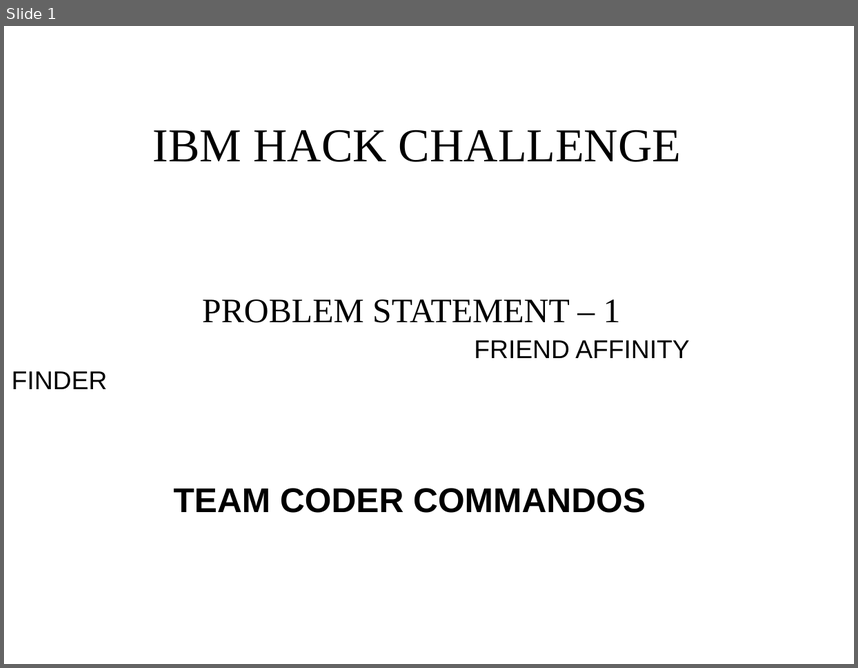
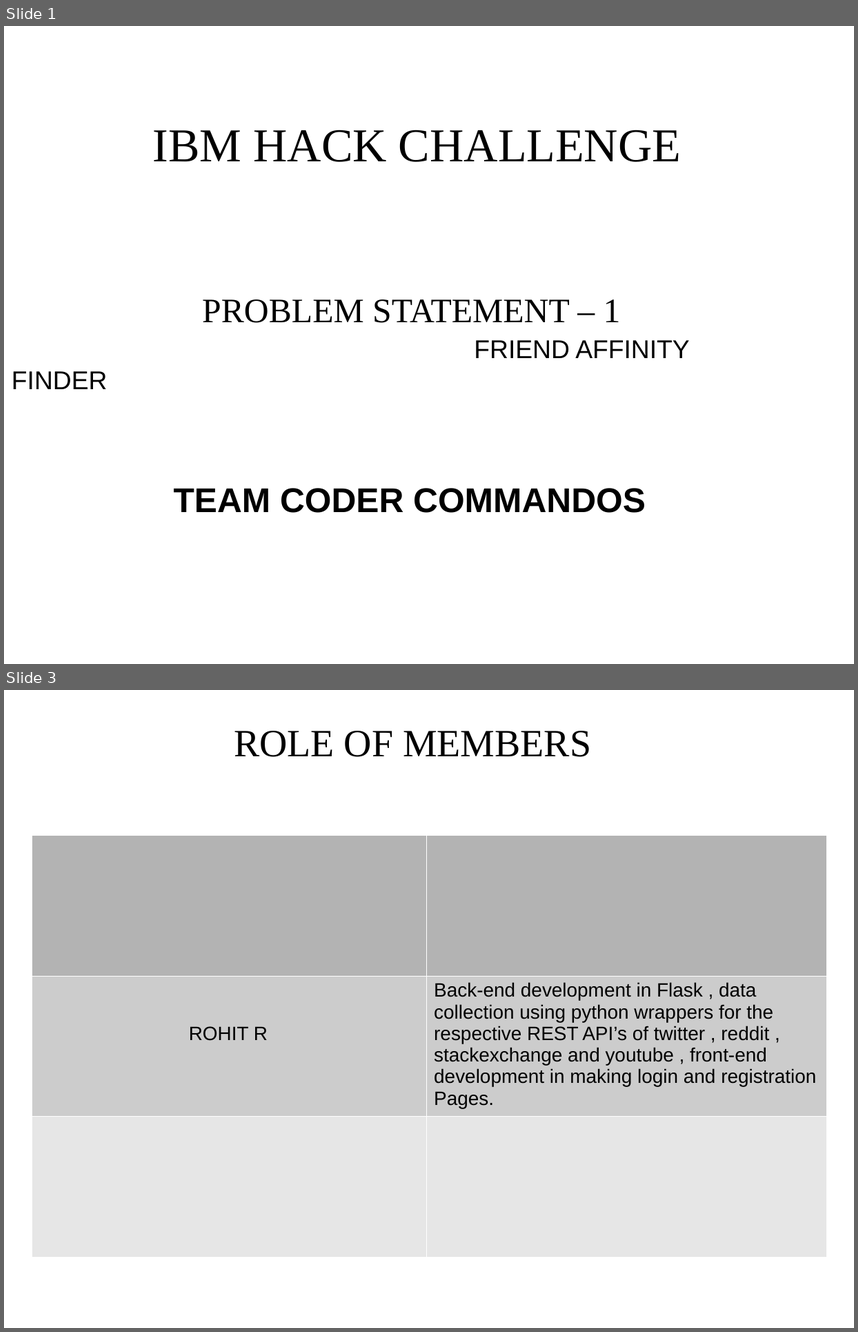
Before and after one commit to ashryaagr/IBM-Hack-Challenge, a slide deck: IBM-PPT.odp. Shown one above the other, each under a label of ours: slide 1 before the commit, slides 1 and 3 after it; the slides between them are not shown. The pictures are 858x668 and 858x1332 pixels, drawn with LibreOffice and Linux fonts; fonts in the diff are those of the drawing; background and template pictures are left out. Boxes give left, top, right and bottom in pixels: in the first picture for what was removed or moved away, otherwise in the second. Text is boxed around its words. In the diff, an @@ line names an element or a change of style, - is before the commit and + after.

```diff
--- a/IBM-PPT.odp
+++ b/IBM-PPT.odp
@@ slide 3 added at (4,690,854,1328), background picture (left out) @@
@@ title added at (234,731,591,757), 36 pt, text #000000 @@
+ROLE OF MEMBERS
@@ table added at (32,835,827,1256), 3 rows, 2 columns @@
+ | 
+ROHIT R | Back-end development in Flask , data collection using python wrappers for the respective REST API’s of twitter , reddit , stackexchange and youtube , front-end development in making login and registration / Pages.
+ | 
```
Also in this commit, not shown: 1 slide changed, 4 other slides added, 3 slides removed.
